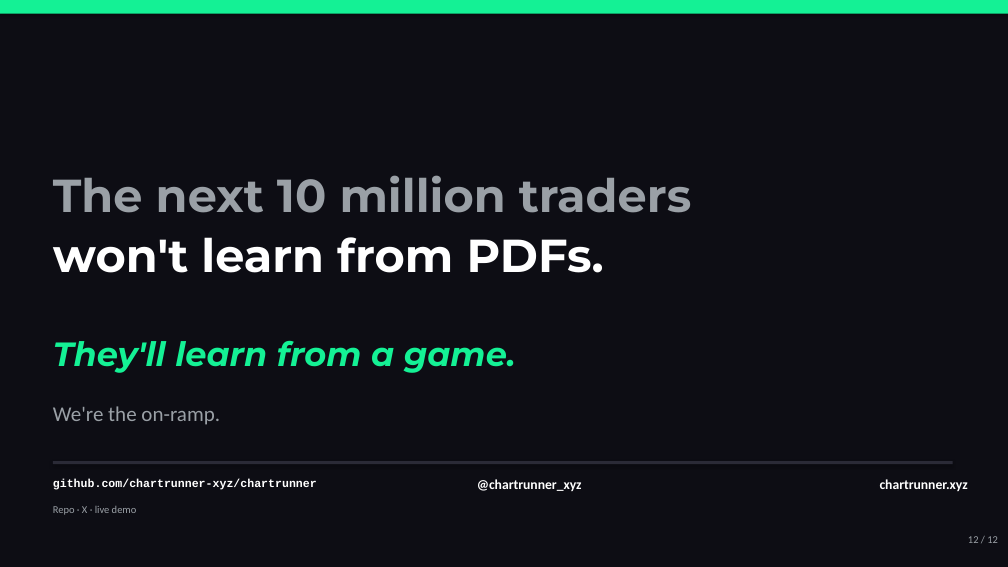
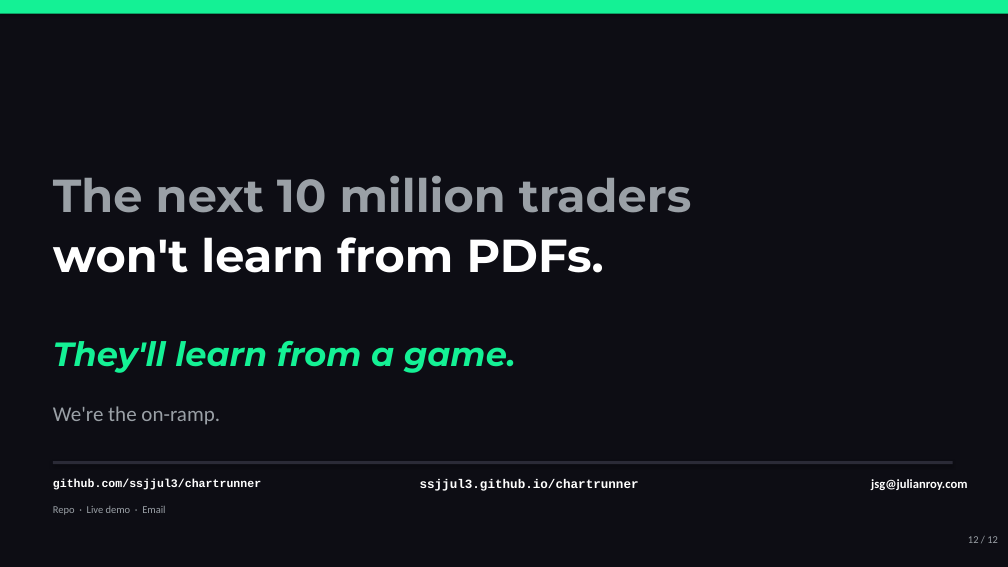
Before and after one commit to ssjjul3/chartrunner, a slide deck: slide 12 of PITCH-DECK.pptx. Drawn at 1008x567 pixels with LibreOffice and Linux fonts; fonts in the diff are those of the drawing. Boxes give left, top, right and bottom in pixels: in the first picture for what was removed or moved away, otherwise in the second. Text is boxed around its words. In the diff, an @@ line names an element or a change of style, - is before the commit and + after.

```diff
--- a/PITCH-DECK.pptx
+++ b/PITCH-DECK.pptx
@@ text at bbox=[53, 479, 261, 490]: text changed @@
-github.com/chartrunner-xyz/chartrunner
+github.com/ssjjul3/chartrunner
@@ text at bbox=[420, 479, 639, 491]: text changed; size 13 to 12 pt; font Calibri to Courier New @@
-@chartrunner_xyz
+ssjjul3.github.io/chartrunner
@@ text at bbox=[871, 479, 967, 490]: text changed; size 13 to 12 pt @@
-chartrunner.xyz
+jsg@julianroy.com
@@ text at bbox=[53, 506, 165, 515]: text changed @@
-Repo · X · live demo
+Repo · Live demo · Email
```
Also in this commit, not shown: 1 other slide changed, 8 other files.
